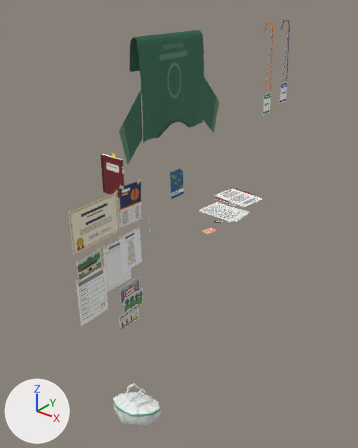
Before and after pictures for a commit that changed the glTF model assets/models/env/second_ai/dorm_y3_items.glb.
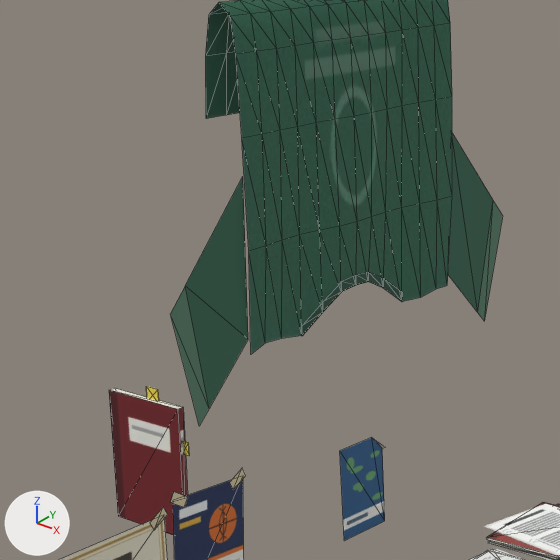
Each version is shown whole from a camera (50 mm lens) standing at (-0.701, -2.126, 2.202) and looking at (-2.376, -0.033, 0.904), then close up on the part from 19% to 66% of the width and 8% to 46% of the height. Every picture has the same lights, and +X, +Y and +Z are marked at lower left. The older version's two pictures come first. The close-ups show mesh edges as thin lines. Where no turn or scale is listed for an object, it has been applied to the vertices. Vertices at exactly the same position are counted once.

The first close-up shows 'y3_expo', 'y3_game_y2', 'y3_notes_y2', 'y3_sis_plan', 'y3_vac_C09', 'y3_vac_C10', 'y3_zhe_notes' and 1 more.
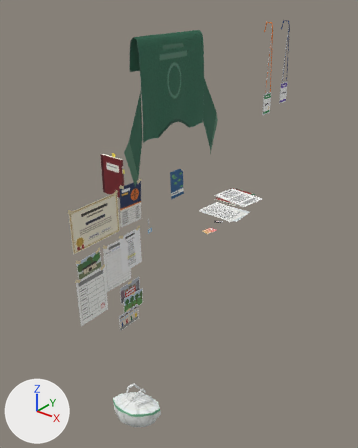
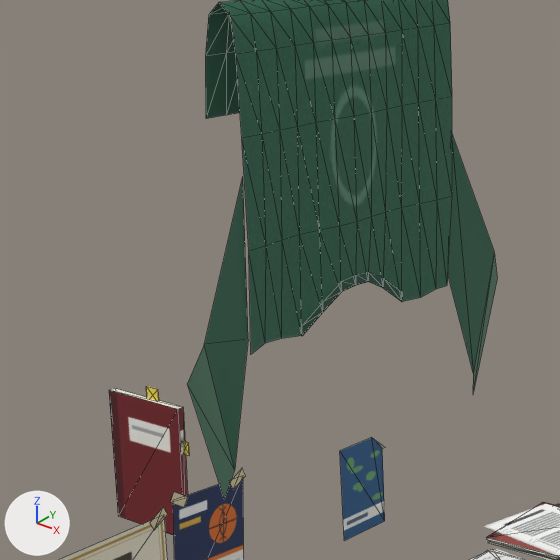
Changed parts and their boxes (x1, y1, x2, y2) in the close-ups (560 x 560 px; the box of a moved part takes in the faces that stretch with it):
'y3_vac_C09', reshaped
    before: (171, 0, 503, 426)
    after: (188, 0, 497, 499)
part 1 of me_y3_vac_c09, moved or reshaped
    before: (171, 177, 248, 426)
    after: (188, 177, 248, 499)
part 2 of me_y3_vac_c09, moved or reshaped
    before: (448, 133, 503, 321)
    after: (448, 135, 497, 391)

Patch to the scene script:
```diff
--- a/assets/models/env/second_ai/dorm_y3_items.glb.py
+++ b/assets/models/env/second_ai/dorm_y3_items.glb.py
@@ me_y3_vac_c09 @@
 # used by ob_y3_vac_c09; location = (0.0, 0.0, 0.0)
-me_y3_vac_c09.from_pydata(...)  # 143 vertices, 212 faces; spans x -1.989..-1.93, y -0.92..-0.3, z 1.6..2.035
-me_y3_vac_c09.vertices[132].co = (-1.936, -0.868, 1.616)  # pixel (209, 408)
-me_y3_vac_c09.vertices[133].co = (-1.936, -0.896, 1.76)  # pixel (185, 285)
-me_y3_vac_c09.vertices[139].co = (-1.936, -0.885, 1.6)  # pixel (199, 426)
-me_y3_vac_c09.vertices[140].co = (-1.936, -0.92, 1.735)  # pixel (170, 313)
-me_y3_vac_c09.vertices[136].co = (-1.936, -0.324, 1.76)  # pixel (492, 199)
-me_y3_vac_c09.vertices[137].co = (-1.936, -0.352, 1.616)  # pixel (477, 312)
-me_y3_vac_c09.vertices[141].co = (-1.936, -0.3, 1.735)  # pixel (502, 215)
-me_y3_vac_c09.vertices[142].co = (-1.936, -0.335, 1.6)  # pixel (484, 321)
+me_y3_vac_c09.from_pydata(...)  # 143 vertices, 212 faces; spans x -1.989..-1.923, y -0.905..-0.315, z 1.505..2.035
+# me_y3_vac_c09 part 1
+me_y3_vac_c09.vertices[132].co = (-1.923, -0.844, 1.54)  # pixel (234, 469)
+me_y3_vac_c09.vertices[133].co = (-1.923, -0.884, 1.696)  # pixel (204, 344)
+me_y3_vac_c09.vertices[139].co = (-1.931, -0.855, 1.505)  # pixel (224, 499)
+me_y3_vac_c09.vertices[140].co = (-1.931, -0.905, 1.655)  # pixel (187, 383)
+# me_y3_vac_c09 part 2
+me_y3_vac_c09.vertices[136].co = (-1.923, -0.336, 1.696)  # pixel (494, 251)
+me_y3_vac_c09.vertices[137].co = (-1.923, -0.376, 1.54)  # pixel (473, 373)
+me_y3_vac_c09.vertices[141].co = (-1.931, -0.315, 1.655)  # pixel (497, 278)
+me_y3_vac_c09.vertices[142].co = (-1.931, -0.365, 1.505)
 me_y3_vac_c09.materials.append(mat_seethru_y3_print)
```
